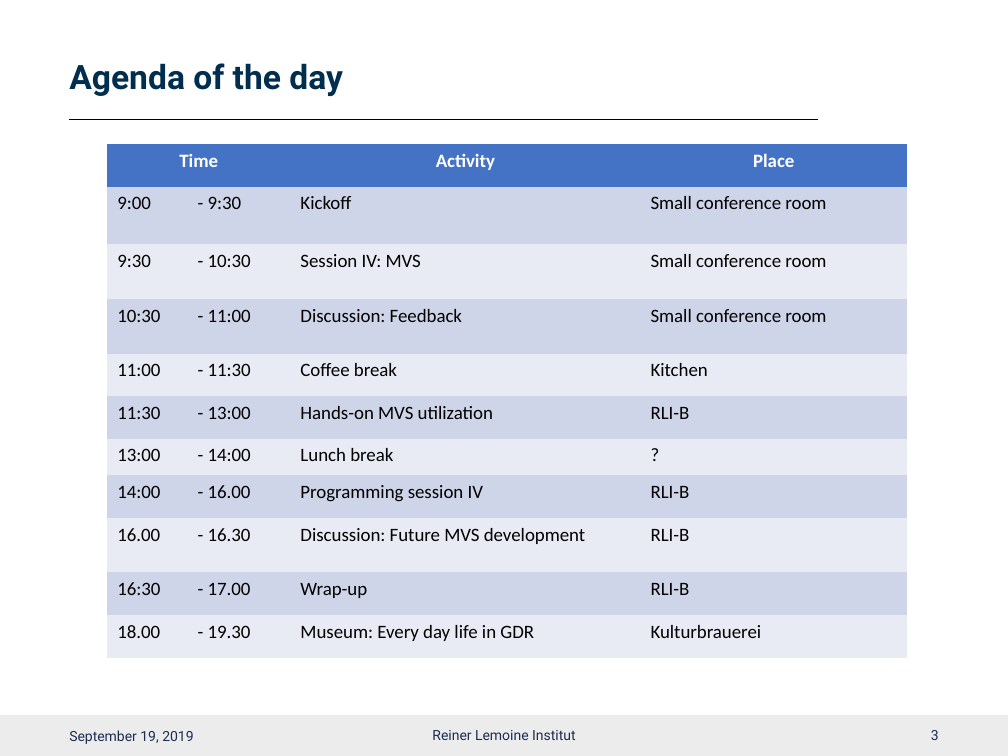
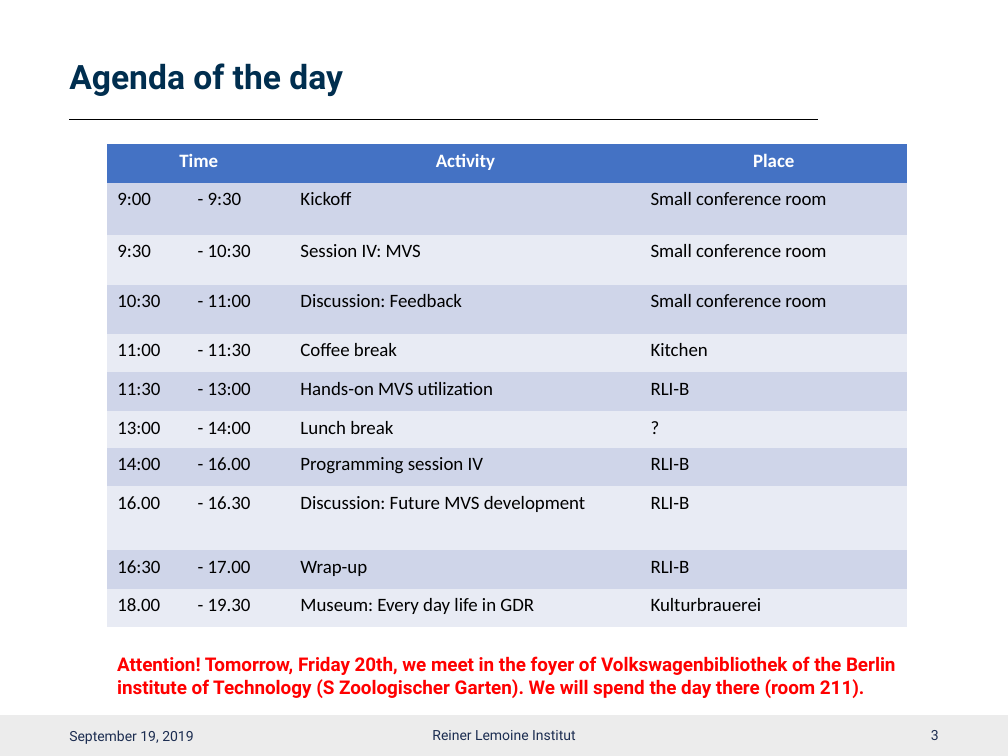
Before and after one commit to smartie2076/oemof_workshop, a slide deck: slide 4 of Oemof_Workshop_08_Kickoff_Thursday.pptx. Drawn at 1008x756 pixels with LibreOffice and Linux fonts; fonts in the diff are those of the drawing; background and template pictures are left out. Boxes give left, top, right and bottom in pixels: in the first picture for what was removed or moved away, otherwise in the second. Text is boxed around its words. In the diff, an @@ line names an element or a change of style, - is before the commit and + after.

```diff
--- a/Oemof_Workshop_08_Kickoff_Thursday.pptx
+++ b/Oemof_Workshop_08_Kickoff_Thursday.pptx
@@ table: place and size @@
-table at [107,144,907,677]
+table at [107,144,907,648]
@@ text added at [117,656,896,698], 13.5 pt, text #FF0000, bold @@
+Attention! Tomorrow, Friday 20th, we meet in the foyer of Volkswagenbibliothek of the Berlin institute of Technology (S Zoologischer Garten). We will spend the day there (room 211).
```
Also in this commit, not shown: 48 other files.
